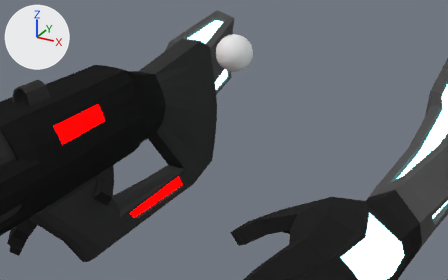
The Blender file Assets/weapons/carbine/carbine_arms.blend as it was, and as the next commit left it.
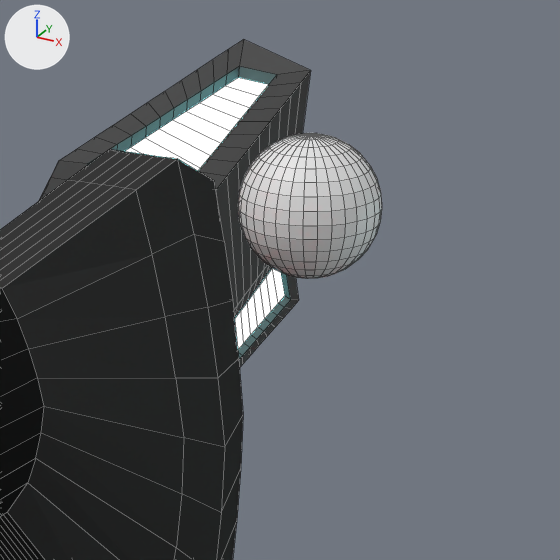
Each version appears first from a camera (50 mm lens) standing at (15.18, -44.27, 9.47) and looking at (0.42, -17.43, -3.95), and next in a close-up on the part from 34% to 67% of the width and 0% to 52% of the height. Every picture has the same lights, and +X, +Y and +Z are marked at upper left. The close-ups show mesh edges as thin lines.

The first close-up shows 'Sphere', 'arms', 'carbine'.
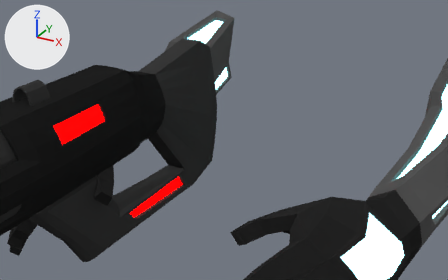
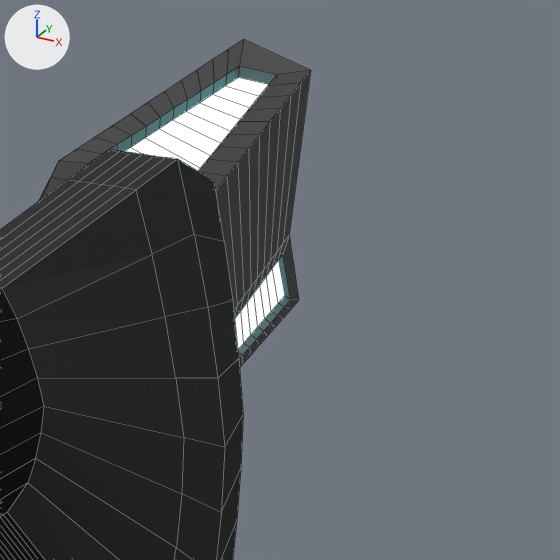
Pixel boxes [x1, y1, x2, y2] of what changed, in the close-ups (560 x 560 px):
'Sphere', deleted: before [238, 133, 382, 278]

Patch to the scene script:
```diff
--- a/Assets/weapons/carbine/carbine_arms.blend.py
+++ b/Assets/weapons/carbine/carbine_arms.blend.py
@@ ob_sphere @@
-ob_sphere = bpy.data.objects.new('Sphere', me_sphere)
-ob_sphere.location = (0.0, -15.52, 0.33)
```
